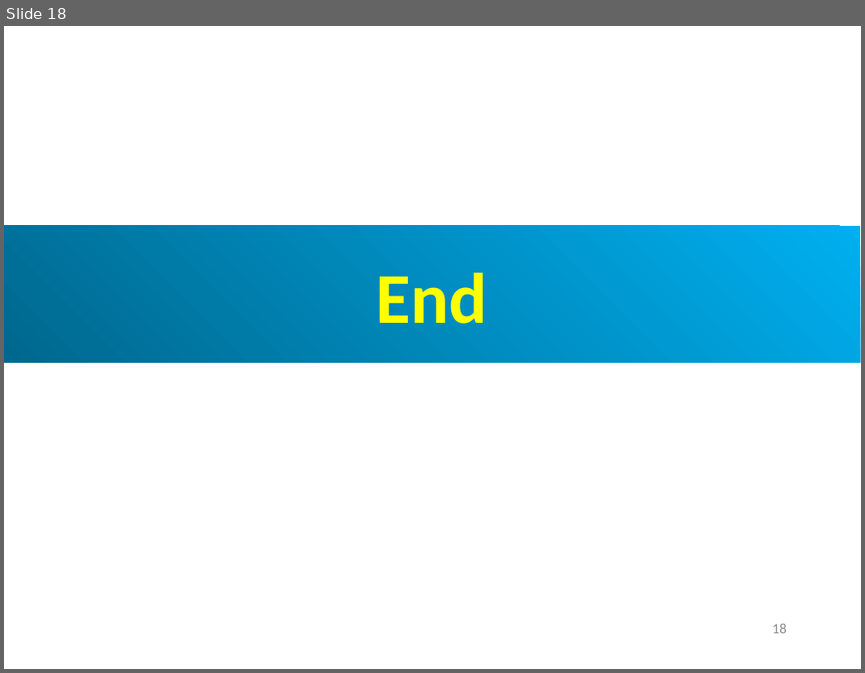
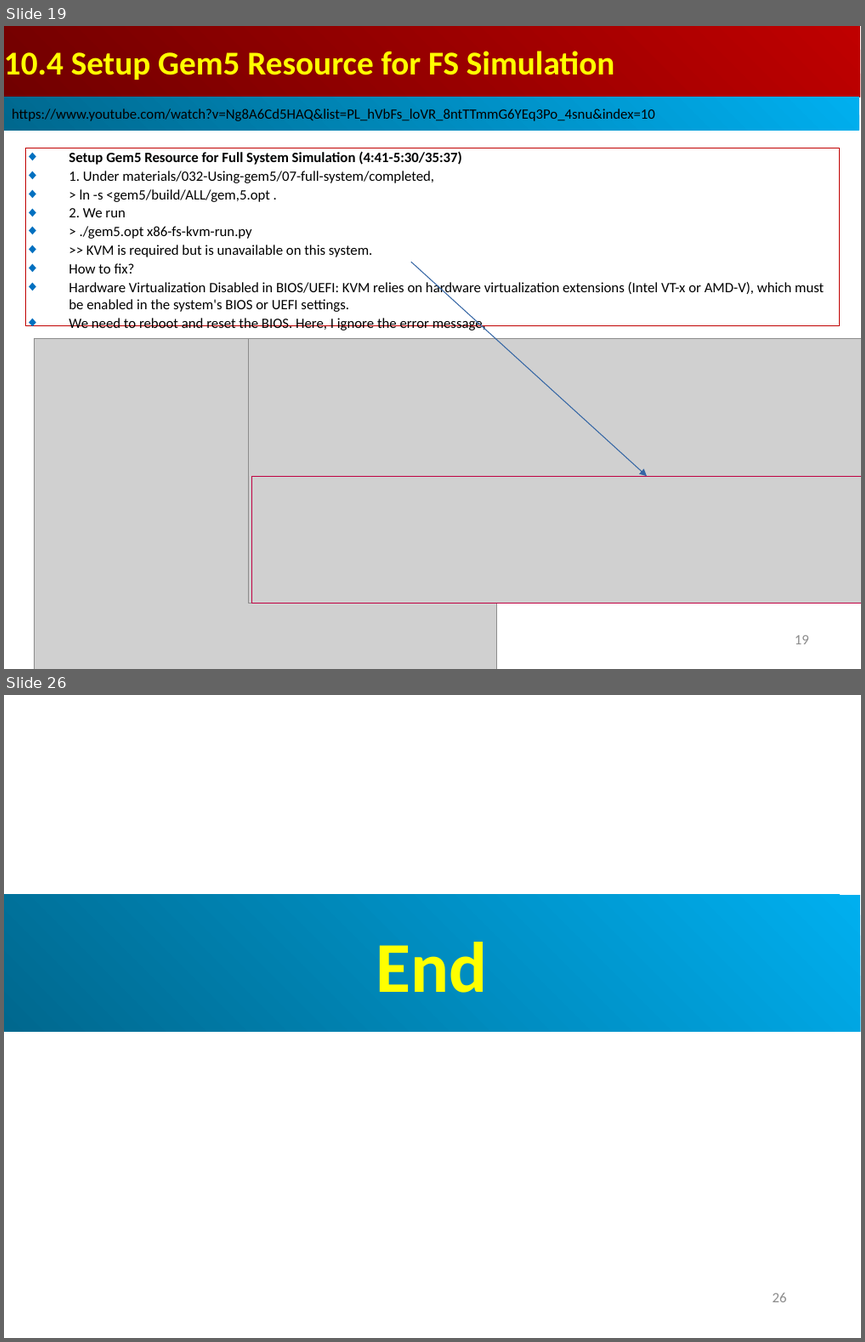
Before and after one commit to peterhchen/AIU_CS850_Gem5_McPAT, a slide deck: 050_Gem5/010.FullSys/000_Video/010.FullSystem.ppt. Shown one above the other, each under a label of ours: slide 18 before the commit, slides 19 and 26 after it; the slides between them are not shown. The pictures are 865x673 and 865x1342 pixels, drawn with LibreOffice and Linux fonts; fonts in the diff are those of the drawing; grey boxes stand for pictures. Boxes give left, top, right and bottom in pixels: in the first picture for what was removed or moved away, otherwise in the second. Text is boxed around its words. In the diff, an @@ line names an element or a change of style, - is before the commit and + after.

```diff
--- a/050_Gem5/010.FullSys/000_Video/010.FullSystem.ppt
+++ b/050_Gem5/010.FullSys/000_Video/010.FullSystem.ppt
@@ slide 19 added at (4, 26, 861, 669), background #FFFFFF @@
@@ rectangle added at (4, 26, 860, 97), fill gradient #BF0000 to #710000, 28 pt, text #FFFF00, bold @@
+10.4 Setup Gem5 Resource for FS Simulation
@@ rectangle added at (4, 97, 859, 131), fill gradient #00AFEF to #00688E, 12 pt, text #000000 @@
+https://www.youtube.com/watch?v=Ng8A6Cd5HAQ&list=PL_hVbFs_loVR_8ntTTmmG6YEq3Po_4snu&index=10
@@ rectangle added at (25, 148, 840, 326), outline #C00000 0.74 pt, 12 pt, text #000000 @@
+◆ Setup Gem5 Resource for Full System Simulation (4:41-5:30/35:37)
+◆ 1. Under materials/032-Using-gem5/07-full-system/completed,
+◆ > ln -s <gem5/build/ALL/gem,5.opt .
+◆ 2. We run
+◆ > ./gem5.opt x86-fs-kvm-run.py
+◆ >> KVM is required but is unavailable on this system.
+◆ How to fix?
+◆ Hardware Virtualization Disabled in BIOS/UEFI: KVM relies on hardware virtualization extensions (Intel VT-x or AMD-V), which must be enabled in the system's BIOS or UEFI settings.
+◆ We need to reboot and reset the BIOS. Here, I ignore the error message,
@@ arrow added from (411, 261) to (647, 476), #3465A4 0.74 pt @@
@@ picture added at (34, 339, 497, 669) @@
@@ picture added at (248, 339, 861, 602) @@
@@ rectangle added at (252, 476, 861, 602), outline #BF0041 0.74 pt @@
@@ page number added at (794, 635, 809, 644), 12 pt, text #8B8B8B @@
+19
@@ what was slide 18 is now slide 26 @@
@@ page number at (772, 1293, 787, 1302): text changed @@
-18
+26
```
Also in this commit, not shown: 1 slide changed, 7 other slides added.
